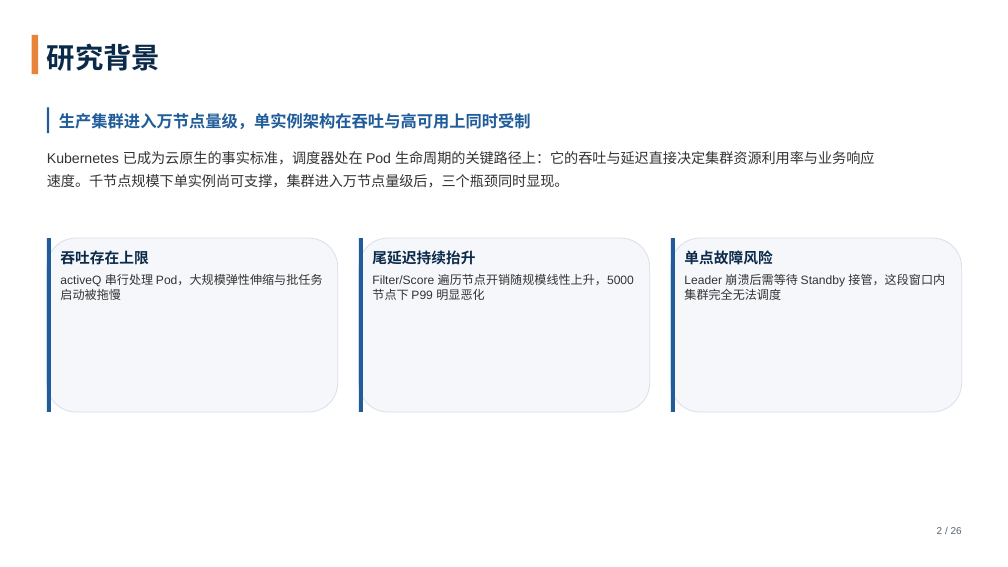
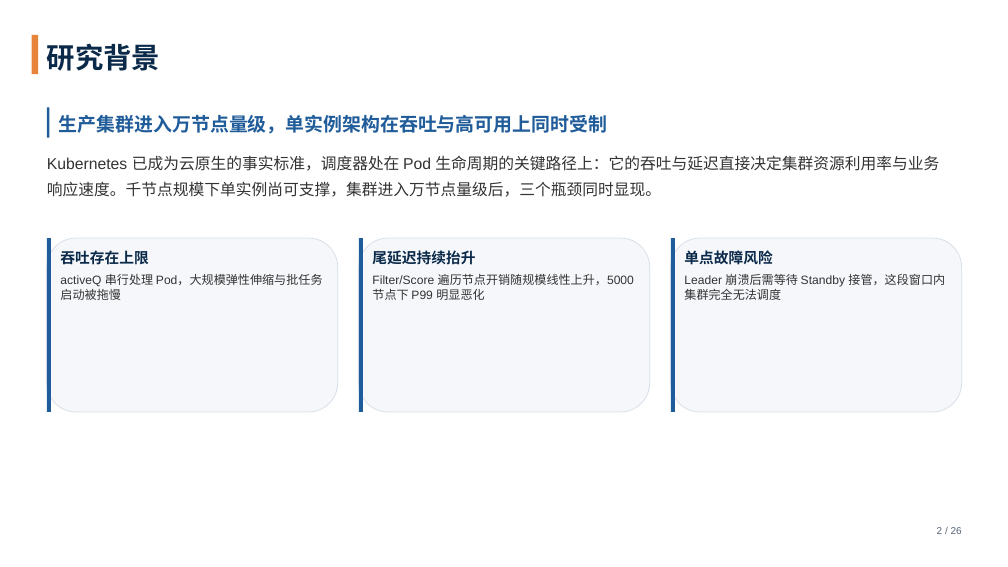
Before and after one commit to tengfei86/godel-scheduler, a slide deck: slide 2 of docs/thesis/defense/答辩PPT-基于etcd的分布式Kubernetes调度器.pptx. Drawn at 1008x567 pixels with LibreOffice and Linux fonts; fonts in the diff are those of the drawing. Boxes give left, top, right and bottom in pixels: in the first picture for what was removed or moved away, otherwise in the second. Text is boxed around its words. In the diff, an @@ line names an element or a change of style, - is before the commit and + after.

```diff
--- a/docs/thesis/defense/答辩PPT-基于etcd的分布式Kubernetes调度器.pptx
+++ b/docs/thesis/defense/答辩PPT-基于etcd的分布式Kubernetes调度器.pptx
@@ rectangle: place and size @@
-rectangle at (47,107,49,133)
+rectangle at (47,107,50,138)
@@ text "生产集群进入万节点量级，单实例架构在吞吐与高可用上同时受制" at (59,115,607,134): size 15.5 to 18 pt; line spacing 1 to 1.1 @@
@@ text "Kubernetes 已成为云原生的事实标准，调度器处在 Pod 生命周期的关键路径上：它的吞吐与延迟直接决定集群资源利 ..." at (47,155,939,197): size 13.5 to 15 pt; line spacing 1.4 to 1.35 @@
```
Also in this commit, not shown: 30 other slides changed, 2 other files.
